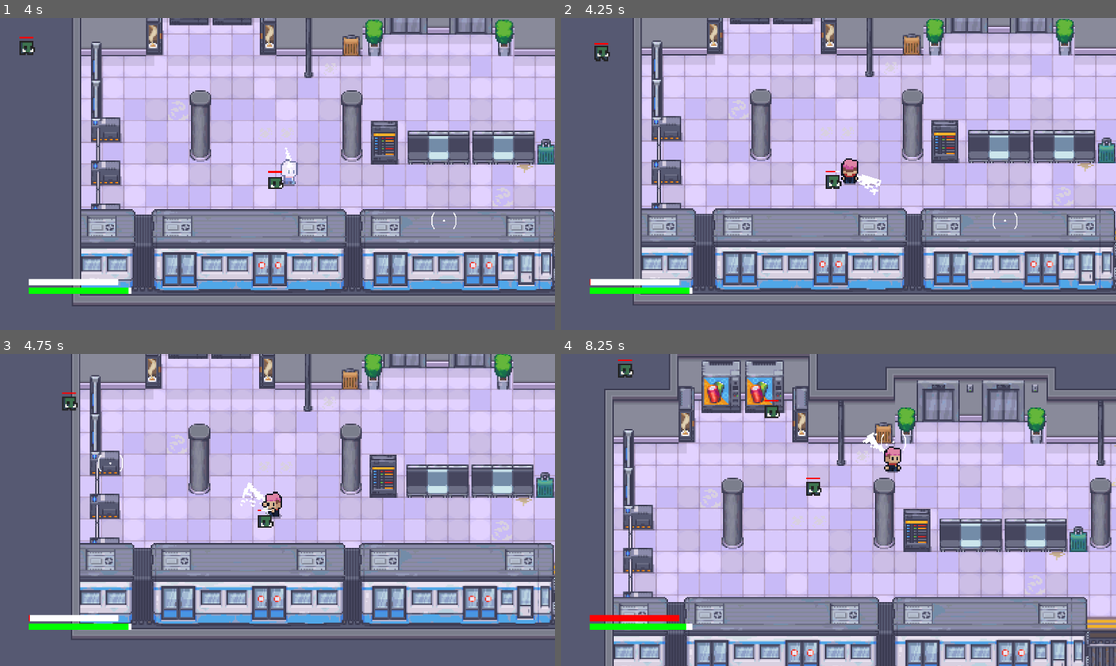
Above: before the commit, frames 1-4 (two rows, left to right).
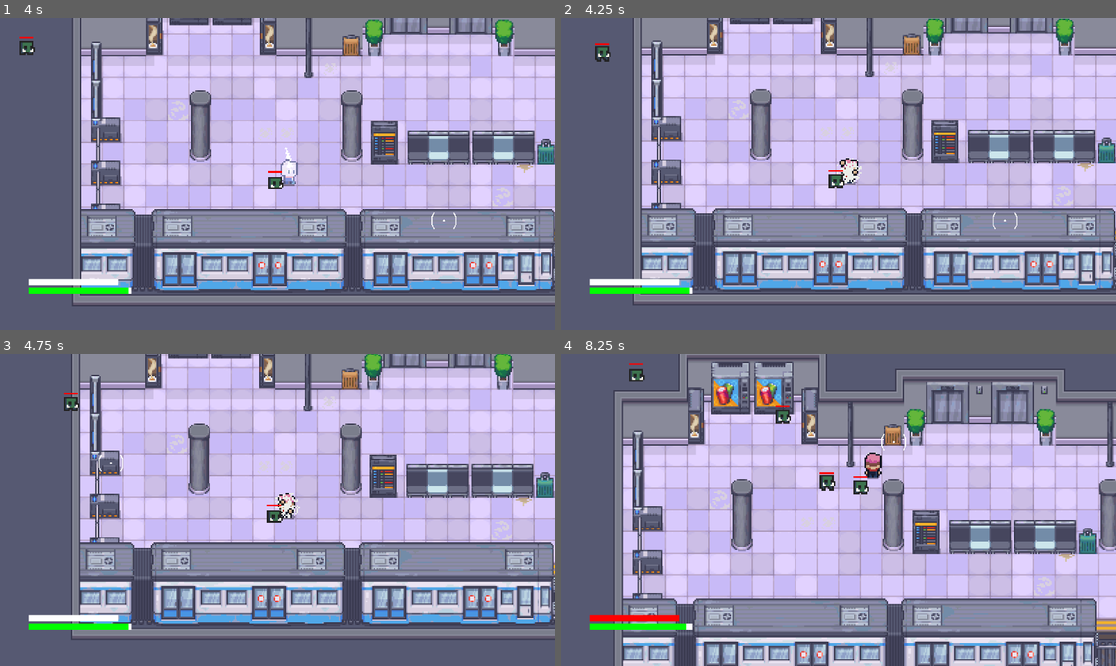
Above: after the commit, the same moments.

Repository: karsrc/5henanigans
Game: Godot game, scene res://main.tscn
The game is run twice, just before and just after one commit, with the same random seed, the same clock (stepped at 60 frames per second) and the same inputs. The engine's default icon, where the game draws it, is replaced by a stand-in: a white triangle on a blue panel in a dark square.
Inputs (mouse positions are in pixels of both pictures, inside the frame that each line leads up to):
- Up to frame 1 (4 s): tap Enter at 0.5 s; move the mouse to (399, 158) at 0.52 s; press the mouse at (399, 158) at 0.53 s; hold D (move_right) 0.53-1.28 s; move the mouse to (166, 189) at 1.27 s; release the mouse at (166, 189) at 1.28 s; hold S (move_down) 1.28-2.03 s; click (166, 189) at 1.35 s; move the mouse to (333, 105) at 2.02 s; press the mouse at (333, 105) at 2.03 s; hold D (move_right) 2.03-2.78 s; tap R (special_r) at 2.1 s; move the mouse to (249, 236) at 2.77 s; release the mouse at (249, 236) at 2.78 s; hold W (move_up) 2.78-3.53 s; tap Ctrl (sprint) at 2.85 s; click (249, 236) at 3.05 s; move the mouse to (444, 220) at 3.52 s; press the mouse at (444, 220) at 3.53 s; hold A (move_left) from 3.53 s (still down); tap Alt at 3.6 s
- Up to frame 2 (4.25 s): keep holding A (move_left); tap 1 (skill_1) at 4.15 s
- Up to frame 3 (4.75 s): keep holding A (move_left); move the mouse to (111, 463) at 4.27 s; release the mouse at (111, 463) at 4.28 s; tap Shift at 4.35 s; click (111, 463) at 4.55 s
- Up to frame 4 (8.25 s): move the mouse to (866, 510) at 5.02 s; release A (move_left) at 5.03 s; hold S (move_down) 5.03-5.78 s; hold 9 5.03-5.78 s; click (866, 510) at 5.3 s; move the mouse to (755, 432) at 5.77 s; hold D (move_right) 5.78-6.53 s; tap F at 5.85 s; click (755, 432) at 6.05 s; move the mouse to (960, 494) at 6.52 s; hold W (move_up) 6.53-7.28 s; hold Q 6.53-7.28 s; click (960, 494) at 6.8 s; move the mouse to (727, 525) at 7.27 s; hold D (move_right) 7.28-8.03 s; click (727, 525) at 7.35 s; move the mouse to (894, 441) at 8.02 s; press the mouse at (894, 441) at 8.03 s; hold S (move_down) from 8.03 s (still down)

Frame 1 is identical in both runs. In frame 2, 1.4% of the frame differs, in the area x 5-100%, y 0-88%; in frame 3, 4.3%; in frame 4, 42%, in the area x 7-100%, y 0-100%.

Commit message:
Fix Barrage
Fixed the barrage skill as previously it didnt have any animations connected to it after the sprite update

Diff:
--- a/main.tscn
+++ b/main.tscn
@@ -14,3 +14,6 @@
 scale = Vector2(3, 3)
 
 [node name="Spawner" parent="." unique_id=264778539 instance=ExtResource("2_1bvp3")]
+
+[node name="CRT_Overlay" type="CanvasLayer" parent="." unique_id=886379498]
+layer = 100
--- a/player.gd
+++ b/player.gd
@@ -438,55 +438,47 @@
 func perform_barrage():
 	is_using_skill = true
 	is_barraging = true
-	is_attacking = false
-	current_combo = 0
-	combo_target = null
 	current_barrage_cooldown = barrage_cooldown
 
-	var punch_delay = barrage_duration / float(barrage_hits)
+	$AimPivot/AimSprite.show()
+
+	var anim_name = "barrage_ce" if is_cursed_enhanced else "barrage"
+	$AnimatedSprite2D.play(anim_name)
 
 	for i in range(barrage_hits):
-		aim_spirte.modulate = Color(1.0, 0.0, 0.0, 0.8)
-		await get_tree().physics_frame
+		aim_pivot.look_at(get_global_mouse_position())
+		$AnimatedSprite2D.flip_h = get_global_mouse_position().x < global_position.x
 
 		var overlapping_bodies = attack_area.get_overlapping_bodies()
-		var enemies_in_range = 0
+		var enemies_present = false
+
+		for body in overlapping_bodies:
+			if body.is_in_group("enemy"):
+				enemies_present = true
+				break
+
+		if not enemies_present:
+			break
+
+		$AudioManager.play_random_sound($AudioManager.light_whiffs, 1.3, 0.2, -12.0)
 
 		for body in overlapping_bodies:
 			if body.is_in_group("enemy") and body.has_method("take_damage"):
-				enemies_in_range += 1
+				$AudioManager.play_random_sound($AudioManager.light_impacts, 1.1, 0.2, -8.0)
 				body.take_damage(barrage_damage)
-				add_ult_charge(barrage_damage)
-
-				if body.has_method("stun"): body.stun(0.4)
-
-				if i == barrage_hits - 1:
-					trigger_hit_stop()
-					shake_camera(15)
-					var shove_direction = global_position.direction_to(body.global_position)
-					var target_position = body.global_position + (shove_direction * 150)
-					var knockback_tween = get_tree().create_tween()
-					knockback_tween.tween_property(body, "global_position", target_position, 0.2).set_ease(Tween.EASE_OUT).set_trans(Tween.TRANS_QUAD)
-				else:
-					if global_position.distance_to(body.global_position) > 40:
-						var pull_direction = body.global_position.direction_to(global_position)
-						body.global_position += pull_direction * 6
-
-		if enemies_in_range == 0: break
-
-		var tween = get_tree().create_tween()
-		tween.tween_property(aim_spirte, "modulate", Color(1.0, 1.0, 1.0, 0.1), punch_delay - 0.05)
-		await get_tree().create_timer(punch_delay).timeout
-
-	aim_spirte.modulate = Color(1.0, 1.0, 1.0, 1.0)
+				add_ult_charge(1)
+
+				if global_position.distance_to(body.global_position) > 25:
+					body.global_position += body.global_position.direction_to(global_position) * 10
+
+		if not $AimPivot/AimSprite.is_playing():
+			$AimPivot/AimSprite.play()
+
+		await get_tree().create_timer(0.08).timeout
+
+	$AimPivot/AimSprite.hide()
 	is_using_skill = false
 	is_barraging = false
-func enter_the_zone():
-	is_in_zone = true
-	$AnimatedSprite2D.modulate = Color(0.8, 0.2, 0.2)
-	await get_tree().create_timer(7.0, false, false, true).timeout
-	is_in_zone = false
-	$AnimatedSprite2D.modulate = Color(1, 1, 1)
 
 func enter_manji_stance():
 	is_using_skill = true
--- a/player.tscn
+++ b/player.tscn
@@ -2259,7 +2259,7 @@
 [node name="AnimatedSprite2D" type="AnimatedSprite2D" parent="." unique_id=385866294]
 position = Vector2(0, -1)
 sprite_frames = SubResource("SpriteFrames_1jxqw")
-animation = &"manji-stance"
+animation = &"barrage"
 
 [node name="Camera2D" type="Camera2D" parent="." unique_id=1720256694]
 zoom = Vector2(1.8, 1.8)
